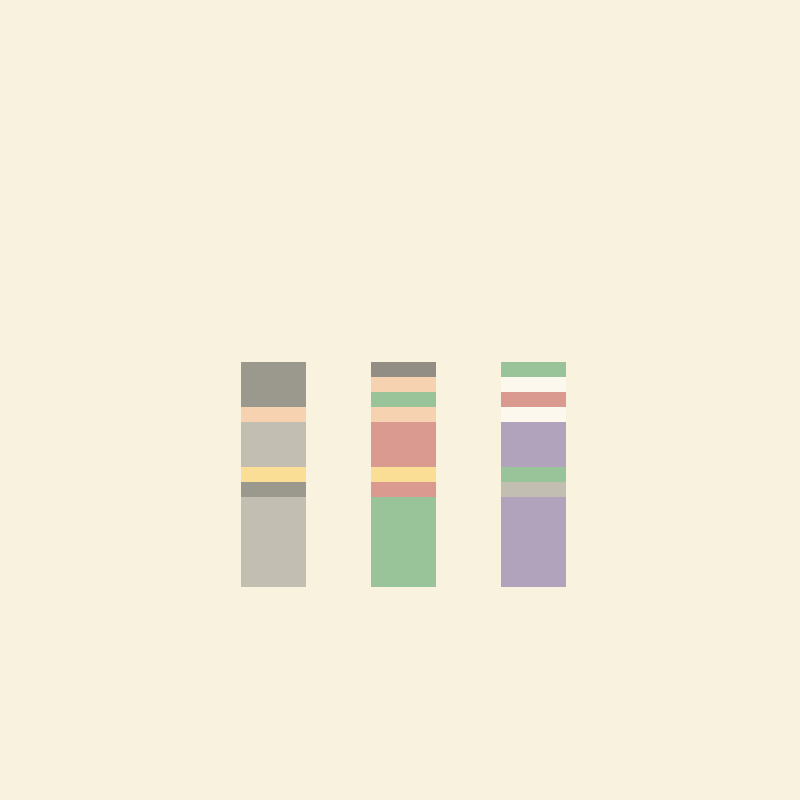
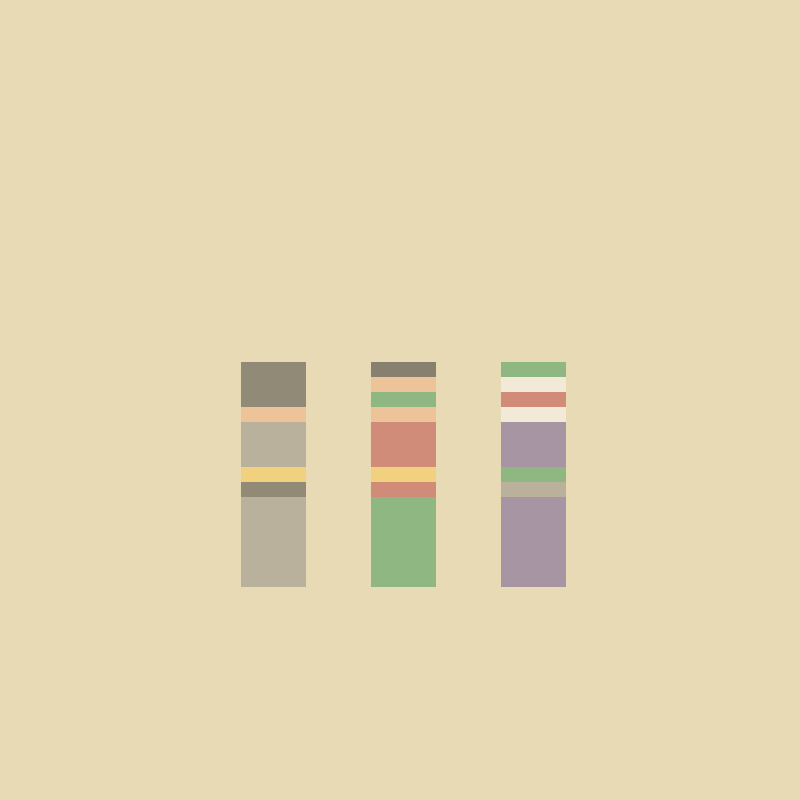
Revision of a layered (800, 800) image; what changed, layer by layer:
painted on "Layer 5" over [0, 0, 800, 800]
